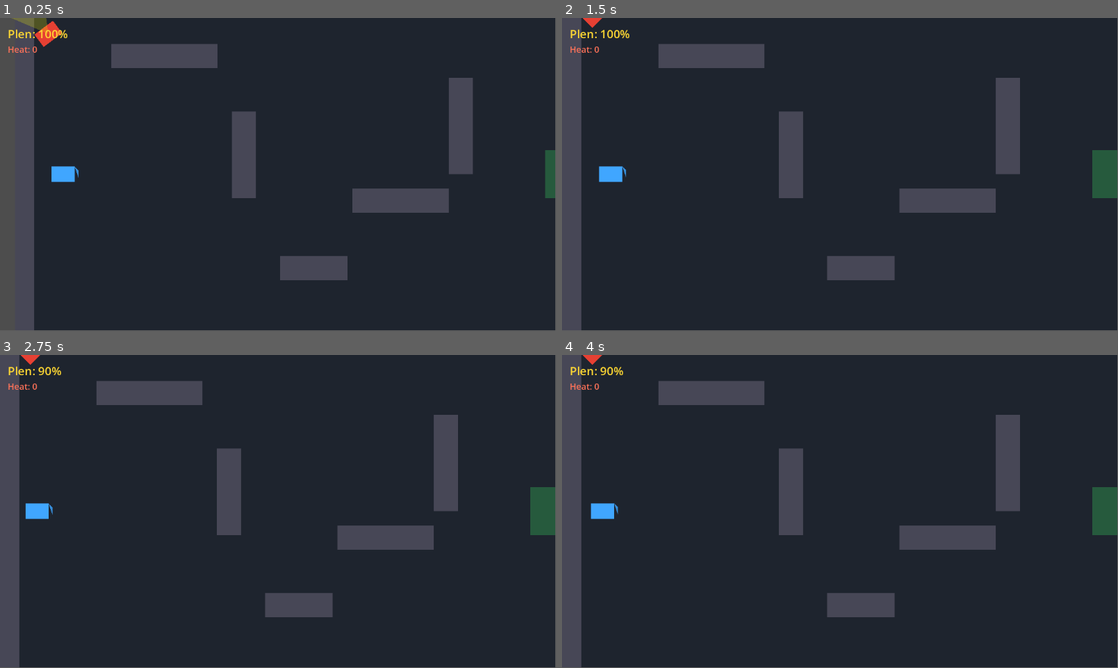
Above: before the commit, frames 1-4 (two rows, left to right).
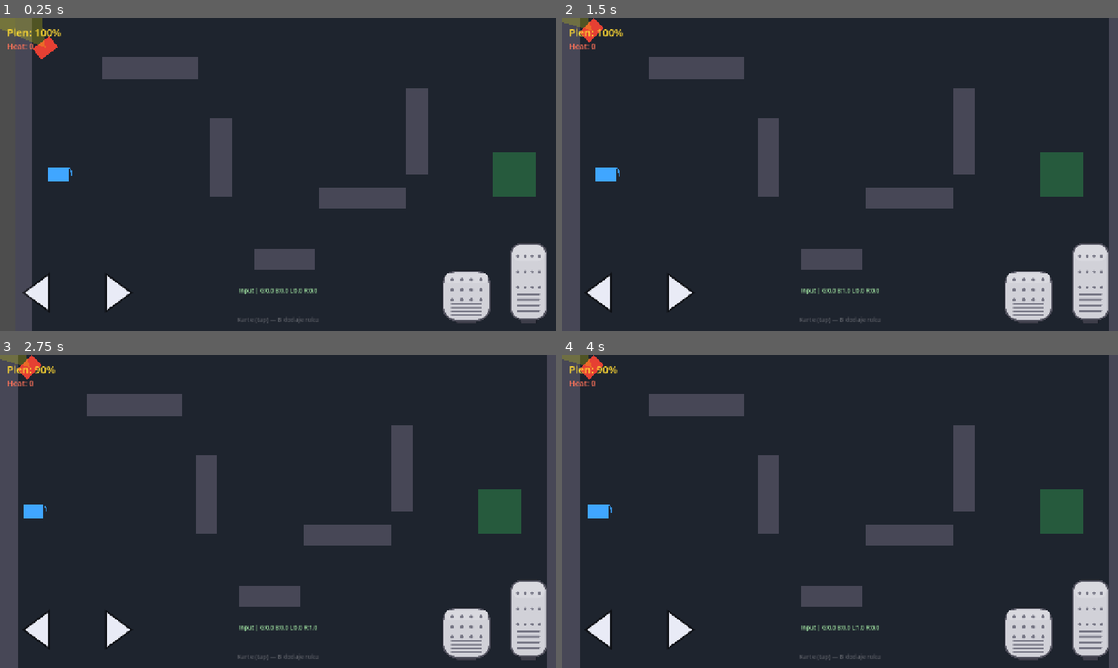
Above: after the commit, the same moments.

Repository: Gubari/Getaway-Racing
Game: Godot game, scene res://scenes/main/main.tscn
Same seed, same stepped clock (60 frames per second), same inputs: the game is played once before the commit and once after it.
Inputs:
- Up to frame 1 (0.25 s): no input
- Up to frame 2 (1.5 s): hold D (steer_right) 0.53-1.28 s; tap W (gas) at 0.6, 1.35 s; tap Enter at 1.25 s; hold S (brake) from 1.28 s (still down)
- Up to frame 3 (2.75 s): release S (brake) at 2.03 s; hold D (steer_right) from 2.03 s (still down); tap W (gas) at 2.1 s
- Up to frame 4 (4 s): tap Space at 2.75 s; tap W (gas) at 2.85, 3.6 s; tap Enter at 3.5 s; release D (steer_right) at 3.53 s; hold A (steer_left) from 3.53 s (still down)
In our replay, the window is 799x449 before the commit and 800x450 after it. These sizes can differ from the game's own. Grey fills any space a smaller window leaves; there, only what the larger window draws over its background counts as a difference.

The runs differ from the first frame. In frame 1, 15% of the frame differs, in the area x 0-100%, y 0-100%; in frame 2, 16%; in frame 3, 16%; in frame 4, 16%.

Commit message:
Touch Controls

Diff:
--- a/project.godot
+++ b/project.godot
@@ -18,6 +18,14 @@
 [autoload]
 
 GameState="*res://scripts/game_state.gd"
+
+[display]
+
+window/size/viewport_width=1280
+window/size/viewport_height=720
+window/stretch/mode="canvas_items"
+window/stretch/aspect="expand"
+window/handheld/orientation="landscape"
 
 [input]
 
@@ -46,6 +54,10 @@
 ]
 }
 
+[input_devices]
+
+pointing/emulate_touch_from_mouse=true
+
 [layer_names]
 
 2d_physics/layer_1="player"
--- a/scenes/ui/hud.gd
+++ b/scenes/ui/hud.gd
@@ -1,6 +1,6 @@
 extends CanvasLayer
-## HUD: plen %, ruka karata, gas/kocnica dugmad, touch layout.
-## Vlasnik: D. Placeholder prikaz plena/pobede dok D ne napravi finalni UI.
+## HUD: plen %, ruka karata, touch layout (TouchControls sub-scena).
+## Vlasnik: D.
 
 @onready var _loot_label: Label = $Control/LootLabel
 @onready var _heat_label: Label = $Control/HeatLabel
--- a/scenes/ui/hud.tscn
+++ b/scenes/ui/hud.tscn
@@ -1,6 +1,7 @@
-[gd_scene load_steps=2 format=3]
+[gd_scene load_steps=3 format=3]
 
 [ext_resource type="Script" path="res://scenes/ui/hud.gd" id="1"]
+[ext_resource type="PackedScene" path="res://scenes/ui/touch_controls.tscn" id="2"]
 
 [node name="HUD" type="CanvasLayer"]
 script = ExtResource("1")
@@ -91,3 +92,31 @@
 theme_override_font_sizes/font_size = 28
 text = "Uhvacen!"
 horizontal_alignment = 1
+
+[node name="TouchControls" parent="Control" instance=ExtResource("2")]
+layout_mode = 1
+anchors_preset = 15
+anchor_right = 1.0
+anchor_bottom = 1.0
+grow_horizontal = 2
+grow_vertical = 2
+mouse_filter = 1
+
+[node name="CardHandHint" type="Label" parent="Control"]
+layout_mode = 1
+anchors_preset = 7
+anchor_left = 0.5
+anchor_top = 1.0
+anchor_right = 0.5
+anchor_bottom = 1.0
+offset_left = -200.0
+offset_top = -36.0
+offset_right = 200.0
+offset_bottom = -12.0
+grow_horizontal = 2
+grow_vertical = 0
+mouse_filter = 2
+theme_override_colors/font_color = Color(1, 1, 1, 0.25)
+theme_override_font_sizes/font_size = 14
+text = "Karte (tap) — B dodaje ruku"
+horizontal_alignment = 1
--- /dev/null
+++ b/scenes/ui/touch_controls.gd
@@ -0,0 +1,322 @@
+extends Control
+## Touch layout: strelice dole levo (bez pozadine), gas+kocnica dole desno kao auto-pedale.
+## Vlasnik: D. TouchScreenButton je Node2D — pozicije se racunaju iz velicine ovog Control cvora.
+##
+## SKALIRANJE:
+##  - Cela igra se skalira preko Project Settings -> Display -> Window -> Stretch
+##    (mode = canvas_items, aspect = expand). Bazna rezolucija je 1280x720.
+##  - Dimenzije dugmadi su @export polja (u baznim px) -> menjaj ih u Inspectoru.
+##  - ui_scale je globalni mnozilac za sve kontrole (1.0 = bazno, 1.5 = vece).
+
+@export_group("Skaliranje")
+## Globalni mnozilac velicine svih kontrola. Povecaj ako su dugmad sitna na telefonu.
+@export_range(0.5, 3.0, 0.05) var ui_scale: float = 1.0
+
+@export_group("Dimenzije (bazni px)")
+@export var steer_btn_size: Vector2 = Vector2(140.0, 140.0)
+@export var steer_gap: float = 40.0
+## Kocnica je sira, gas uzi (kao u stvarnom autu) — poravnati po istoj donjoj ravni.
+@export var brake_pedal_size: Vector2 = Vector2(116.0, 124.0)
+@export var gas_pedal_size: Vector2 = Vector2(90.0, 190.0)
+@export var pedal_gap: float = 40.0
+@export var bottom_margin: float = 18.0
+@export var card_strip_h: float = 110.0
+
+@export_group("Debug")
+@export var show_input_debug: bool = true
+
+const STEER_ARROW := Color(0.95, 0.96, 1.0, 0.96)
+const STEER_ARROW_PRESSED := Color(0.55, 0.78, 1.0, 1.0)
+const STEER_OUTLINE := Color(0.0, 0.0, 0.0, 0.55)
+
+const PEDAL_PAD := Color(0.82, 0.82, 0.85)
+const PEDAL_PAD_PRESSED := Color(0.66, 0.66, 0.7)
+const PEDAL_BORDER := Color(0.32, 0.32, 0.37)
+const PEDAL_GRIP := Color(0.46, 0.46, 0.52)
+const PEDAL_BASE := Color(0.24, 0.24, 0.29)
+
+@onready var _steer_left: TouchScreenButton = $SteerLeftZone
+@onready var _steer_right: TouchScreenButton = $SteerRightZone
+@onready var _brake: TouchScreenButton = $BrakeButton
+@onready var _gas: TouchScreenButton = $GasButton
+@onready var _labels_layer: Control = $LabelsLayer
+
+var _click_player: AudioStreamPlayer
+var _debug_label: Label
+
+func _ready() -> void:
+	_steer_left.action = Constants.INPUT_STEER_LEFT
+	_steer_right.action = Constants.INPUT_STEER_RIGHT
+	_brake.action = Constants.INPUT_BRAKE
+	_gas.action = Constants.INPUT_GAS
+
+	for button in [_steer_left, _steer_right, _brake, _gas]:
+		button.visibility_mode = TouchScreenButton.VISIBILITY_ALWAYS
+		button.passby_press = false
+		_wire_feedback(button)
+
+	_click_player = AudioStreamPlayer.new()
+	_click_player.stream = load("res://assets/audio/sfx/ui_click.wav")
+	add_child(_click_player)
+
+	if show_input_debug:
+		_setup_debug_label()
+
+	resized.connect(_layout_buttons)
+	call_deferred("_layout_buttons")
+
+	GameState.game_won.connect(_disable_controls)
+	GameState.game_over.connect(_disable_controls)
+
+func _process(_delta: float) -> void:
+	if _debug_label == null:
+		return
+	_debug_label.text = (
+		"Input | G:%.1f B:%.1f L:%.1f R:%.1f"
+		% [
+			Input.get_action_strength(Constants.INPUT_GAS),
+			Input.get_action_strength(Constants.INPUT_BRAKE),
+			Input.get_action_strength(Constants.INPUT_STEER_LEFT),
+			Input.get_action_strength(Constants.INPUT_STEER_RIGHT),
+		]
+	)
+
+func _layout_buttons() -> void:
+	if size.x < 8.0 or size.y < 8.0:
+		return
+
+	var s: float = maxf(ui_scale, 0.1)
+	var steer_dims: Vector2 = steer_btn_size * s
+	var brake_dims: Vector2 = brake_pedal_size * s
+	var gas_dims: Vector2 = gas_pedal_size * s
+	var margin: float = bottom_margin * s
+	var s_gap: float = steer_gap * s
+	var p_gap: float = pedal_gap * s
+
+	var screen_w: float = size.x
+	var screen_h: float = size.y
+
+	# --- Strelice: dole levo, jedna pored druge ---
+	var steer_center_y: float = screen_h - margin - steer_dims.y * 0.5
+	var steer_left_x: float = margin + steer_dims.x * 0.5
+	var steer_right_x: float = steer_left_x + steer_dims.x + s_gap
+	_place_button(_steer_left, steer_dims, Vector2(steer_left_x, steer_center_y), "steer_left")
+	_place_button(_steer_right, steer_dims, Vector2(steer_right_x, steer_center_y), "steer_right")
+
+	# --- Gas + kocnica: dole desno, poravnati po DNU (ista ravan) ---
+	var gas_center_x: float = screen_w - margin - gas_dims.x * 0.5
+	var gas_center_y: float = screen_h - margin - gas_dims.y * 0.5
+	var brake_center_x: float = screen_w - margin - gas_dims.x - p_gap - brake_dims.x * 0.5
+	var brake_center_y: float = screen_h - margin - brake_dims.y * 0.5
+	_place_button(_brake, brake_dims, Vector2(brake_center_x, brake_center_y), "brake")
+	_place_button(_gas, gas_dims, Vector2(gas_center_x, gas_center_y), "gas")
+
+	if _debug_label != null:
+		_debug_label.position = Vector2(screen_w * 0.5 - 160.0, screen_h - card_strip_h + 8.0)
+		_debug_label.size = Vector2(320.0, 24.0)
+
+func _place_button(button: TouchScreenButton, tex_dims: Vector2, center: Vector2, kind: String) -> void:
+	var tex_size: Vector2i = Vector2i(maxi(int(tex_dims.x), 8), maxi(int(tex_dims.y), 8))
+	button.texture_normal = _make_button_texture(tex_size, kind, false)
+	button.texture_pressed = _make_button_texture(tex_size, kind, true)
+	button.position = center - tex_dims * 0.5
+
+func _make_button_texture(tex_size: Vector2i, kind: String, pressed: bool) -> ImageTexture:
+	var image := Image.create(tex_size.x, tex_size.y, false, Image.FORMAT_RGBA8)
+	image.fill(Color(0, 0, 0, 0))
+
+	if kind == "steer_left" or kind == "steer_right":
+		_draw_steer_arrow(image, kind == "steer_left", pressed)
+	else:
+		_draw_pedal(image, pressed)
+
+	return ImageTexture.create_from_image(image)
+
+# --- STRELICE (bez pozadine, samo strelica + senka) ---
+func _draw_steer_arrow(image: Image, is_left: bool, pressed: bool) -> void:
+	var w := float(image.get_width())
+	var h := float(image.get_height())
+	var tri: PackedVector2Array
+	if is_left:
+		tri = PackedVector2Array([
+			Vector2(w * 0.28, h * 0.5),
+			Vector2(w * 0.66, h * 0.22),
+			Vector2(w * 0.66, h * 0.78),
+		])
+	else:
+		tri = PackedVector2Array([
+			Vector2(w * 0.72, h * 0.5),
+			Vector2(w * 0.34, h * 0.22),
+			Vector2(w * 0.34, h * 0.78),
+		])
+
+	# Senka/outline: ista strelica malo veca, tamna
+	_fill_polygon(image, _scale_polygon(tri, 1.18), STEER_OUTLINE)
+	var arrow := STEER_ARROW_PRESSED if pressed else STEER_ARROW
+	_fill_polygon(image, tri, arrow)
+
+# --- AUTO-PEDALA (sivi gumeni pad + tackice + rebra) ---
+func _draw_pedal(image: Image, pressed: bool) -> void:
+	var w := image.get_width()
+	var h := image.get_height()
+	var corner := clampi(int(round(mini(w, h) * 0.30)), 8, 34)
+
+	# Donja metalna baza (osovina pedale)
+	var base_h := maxi(int(h * 0.07), 4)
+	_fill_round_rect(image, Rect2i(int(w * 0.30), h - base_h, int(w * 0.40), base_h), 2, PEDAL_BASE)
+
+	var pad_color := PEDAL_PAD_PRESSED if pressed else PEDAL_PAD
+	var top := int(h * (0.10 if pressed else 0.03))
+	var pad_rect := Rect2i(2, top, w - 4, h - top - int(base_h * 0.6))
+
+	# Ivica + pad
+	_fill_round_rect(image, pad_rect, corner, PEDAL_BORDER)
+	var inner := Rect2i(pad_rect.position.x + 4, pad_rect.position.y + 4, pad_rect.size.x - 8, pad_rect.size.y - 8)
+	_fill_round_rect(image, inner, maxi(corner - 4, 4), pad_color)
+
+	# Highlight na vrhu
+	var hl := pad_color.lightened(0.18)
+	_fill_round_rect(
+		image,
+		Rect2i(inner.position.x + 2, inner.position.y + 2, inner.size.x - 4, int(inner.size.y * 0.22)),
+		maxi(corner - 6, 3),
+		hl
+	)
+
+	# Tackice (grip) u gornje dve trecine
+	var dot_r := maxf(float(w) * 0.035, 1.5)
+	var cols := 4
+	var rows := 3
+	var area_x := inner.position.x + inner.size.x * 0.18
+	var area_w := inner.size.x * 0.64
+	var area_y := inner.position.y + inner.size.y * 0.16
+	var area_h := inner.size.y * 0.42
+	for r in range(rows):
+		for c in range(cols):
+			var dx := area_x + area_w * (float(c) / float(cols - 1))
+			var dy := area_y + area_h * (float(r) / float(rows - 1))
+			_fill_circle(image, Vector2(dx, dy), dot_r, PEDAL_GRIP)
+
+	# Rebra (horizontalne linije) pri dnu
+	var rib_count := 4
+	var rib_y0 := inner.position.y + inner.size.y * 0.66
+	var rib_gap := inner.size.y * 0.075
+	var rib_h := maxi(int(inner.size.y * 0.03), 2)
+	for i in range(rib_count):
+		var ry := int(rib_y0 + rib_gap * i)
+		_fill_round_rect(
+			image,
+			Rect2i(inner.position.x + int(inner.size.x * 0.16), ry, int(inner.size.x * 0.68), rib_h),
+			rib_h / 2,
+			PEDAL_GRIP
+		)
+
+func _scale_polygon(points: PackedVector2Array, factor: float) -> PackedVector2Array:
+	var centroid := Vector2.ZERO
+	for p in points:
+		centroid += p
+	centroid /= float(points.size())
+	var out := PackedVector2Array()
+	for p in points:
+		out.append(centroid + (p - centroid) * factor)
+	return out
+
+func _fill_circle(image: Image, center: Vector2, radius: float, color: Color) -> void:
+	var r := maxf(radius, 0.5)
+	var x0 := maxi(0, int(floor(center.x - r)))
+	var x1 := mini(image.get_width() - 1, int(ceil(center.x + r)))
+	var y0 := maxi(0, int(floor(center.y - r)))
+	var y1 := mini(image.get_height() - 1, int(ceil(center.y + r)))
+	var r2 := r * r
+	for y in range(y0, y1 + 1):
+		for x in range(x0, x1 + 1):
+			if Vector2(x + 0.5, y + 0.5).distance_squared_to(center) <= r2:
+				image.set_pixel(x, y, color)
+
+func _fill_round_rect(image: Image, rect: Rect2i, corner: int, color: Color) -> void:
+	var x0 := rect.position.x
+	var y0 := rect.position.y
+	var x1 := rect.end.x
+	var y1 := rect.end.y
+	var r := clampi(corner, 0, int(mini(rect.size.x, rect.size.y) / 2))
+
+	var tl := Vector2(x0 + r, y0 + r)
+	var tr := Vector2(x1 - r, y0 + r)
+	var bl := Vector2(x0 + r, y1 - r)
+	var br := Vector2(x1 - r, y1 - r)
+
+	var px_y0 := maxi(0, y0)
+	var px_y1 := mini(image.get_height(), y1)
+	var px_x0 := maxi(0, x0)
+	var px_x1 := mini(image.get_width(), x1)
+
+	for y in range(px_y0, px_y1):
+		for x in range(px_x0, px_x1):
+			var p := Vector2(x + 0.5, y + 0.5)
+			var inside := true
+			if x < x0 + r and y < y0 + r:
+				inside = p.distance_to(tl) <= r
+			elif x >= x1 - r and y < y0 + r:
+				inside = p.distance_to(tr) <= r
+			elif x < x0 + r and y >= y1 - r:
+				inside = p.distance_to(bl) <= r
+			elif x >= x1 - r and y >= y1 - r:
+				inside = p.distance_to(br) <= r
+			if inside:
+				image.set_pixel(x, y, color)
+
+func _fill_polygon(image: Image, points: PackedVector2Array, color: Color) -> void:
+	if points.size() < 3:
+		return
+	var min_y := points[0].y
+	var max_y := points[0].y
+	for point in points:
+		min_y = minf(min_y, point.y)
+		max_y = maxf(max_y, point.y)
+
+	var y_start := maxi(0, int(floor(min_y)))
+	var y_end := mini(image.get_height() - 1, int(ceil(max_y)))
+
+	for y in range(y_start, y_end + 1):
+		var scan_y := float(y) + 0.5
+		var crossings: Array[float] = []
+		var count := points.size()
+		for i in range(count):
+			var a := points[i]
+			var b := points[(i + 1) % count]
+			if (a.y <= scan_y and b.y > scan_y) or (b.y <= scan_y and a.y > scan_y):
+				var t := (scan_y - a.y) / (b.y - a.y)
+				crossings.append(a.x + t * (b.x - a.x))
+		crossings.sort()
+		var j := 0
+		while j + 1 < crossings.size():
+			var x_start := maxi(0, int(round(crossings[j])))
+			var x_end := mini(image.get_width() - 1, int(round(crossings[j + 1])))
+			for x in range(x_start, x_end + 1):
+				image.set_pixel(x, y, color)
+			j += 2
+
+func _setup_debug_label() -> void:
+	_debug_label = Label.new()
+	_debug_label.horizontal_alignment = HORIZONTAL_ALIGNMENT_CENTER
+	_debug_label.mouse_filter = Control.MOUSE_FILTER_IGNORE
+	_debug_label.add_theme_font_size_override("font_size", 13)
+	_debug_label.add_theme_color_override("font_color", Color(0.7, 1.0, 0.7, 0.9))
+	_labels_layer.add_child(_debug_label)
+
+func _wire_feedback(button: TouchScreenButton) -> void:
+	button.pressed.connect(_on_touch_pressed)
+	button.released.connect(_on_touch_released)
+
+func _on_touch_pressed() -> void:
+	if not GameState.is_running:
+		return
+	_click_player.play()
+
+func _on_touch_released() -> void:
+	pass
+
+func _disable_controls() -> void:
+	for button in [_steer_left, _steer_right, _brake, _gas]:
+		button.action = ""
+		button.visible = false
--- /dev/null
+++ b/scenes/ui/touch_controls.tscn
@@ -0,0 +1,34 @@
+[gd_scene format=3 uid="uid://dctq1ea7f8kuq"]
+
+[ext_resource type="Script" uid="uid://bl3h74w5qir18" path="res://scenes/ui/touch_controls.gd" id="1"]
+
+[node name="TouchControls" type="Control" unique_id=806955262]
+layout_mode = 3
+anchors_preset = 15
+anchor_right = 1.0
+anchor_bottom = 1.0
+grow_horizontal = 2
+grow_vertical = 2
+mouse_filter = 1
+script = ExtResource("1")
+
+[node name="SteerLeftZone" type="TouchScreenButton" parent="." unique_id=546927277]
+visibility_mode = 1
+
+[node name="SteerRightZone" type="TouchScreenButton" parent="." unique_id=1614057737]
+visibility_mode = 1
+
+[node name="BrakeButton" type="TouchScreenButton" parent="." unique_id=1752336835]
+visibility_mode = 1
+
+[node name="GasButton" type="TouchScreenButton" parent="." unique_id=1962549613]
+visibility_mode = 1
+
+[node name="LabelsLayer" type="Control" parent="." unique_id=1104259578]
+layout_mode = 1
+anchors_preset = 15
+anchor_right = 1.0
+anchor_bottom = 1.0
+grow_horizontal = 2
+grow_vertical = 2
+mouse_filter = 2
Not shown, added: assets/audio/music/music_chasing.ogg.import
Not shown, added: assets/audio/music/music_returning.ogg.import
Not shown, added: assets/audio/music/music_searching.ogg.import
Not shown, added: assets/audio/sfx/collision_car.wav.import
Not shown, added: assets/audio/sfx/money.wav.import
Not shown, added: assets/audio/sfx/nitro.wav.import
Not shown, added: assets/audio/sfx/player_engine.wav.import
Not shown, added: assets/audio/sfx/police_horn.wav.import
Not shown, added: assets/audio/sfx/police_siren.wav.import
Not shown, added: assets/audio/sfx/tire_screech.wav.import
Not shown, added: assets/audio/sfx/ui_click.wav.import
Not shown, added: assets/audio/sfx/wild_card.wav.import
(and 1 more such lines)
